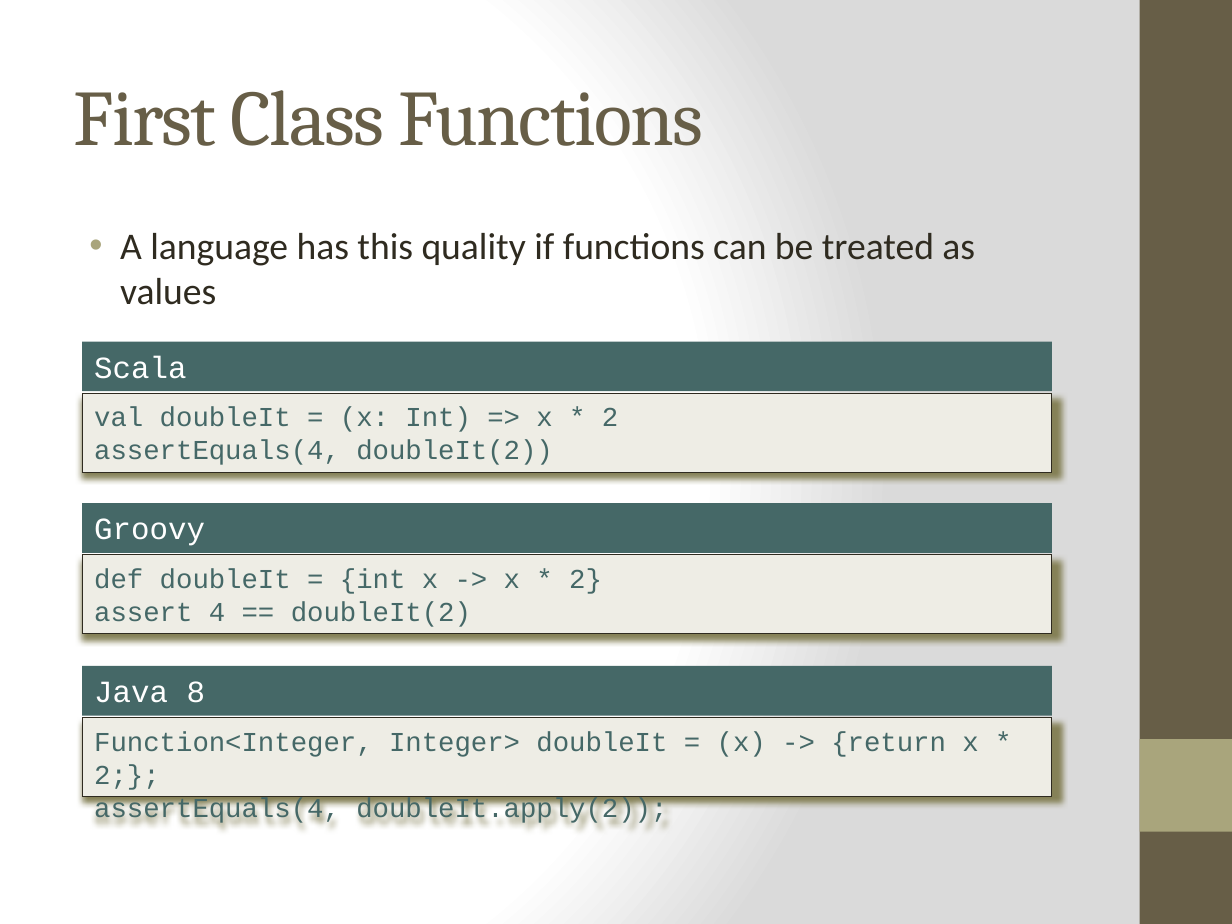
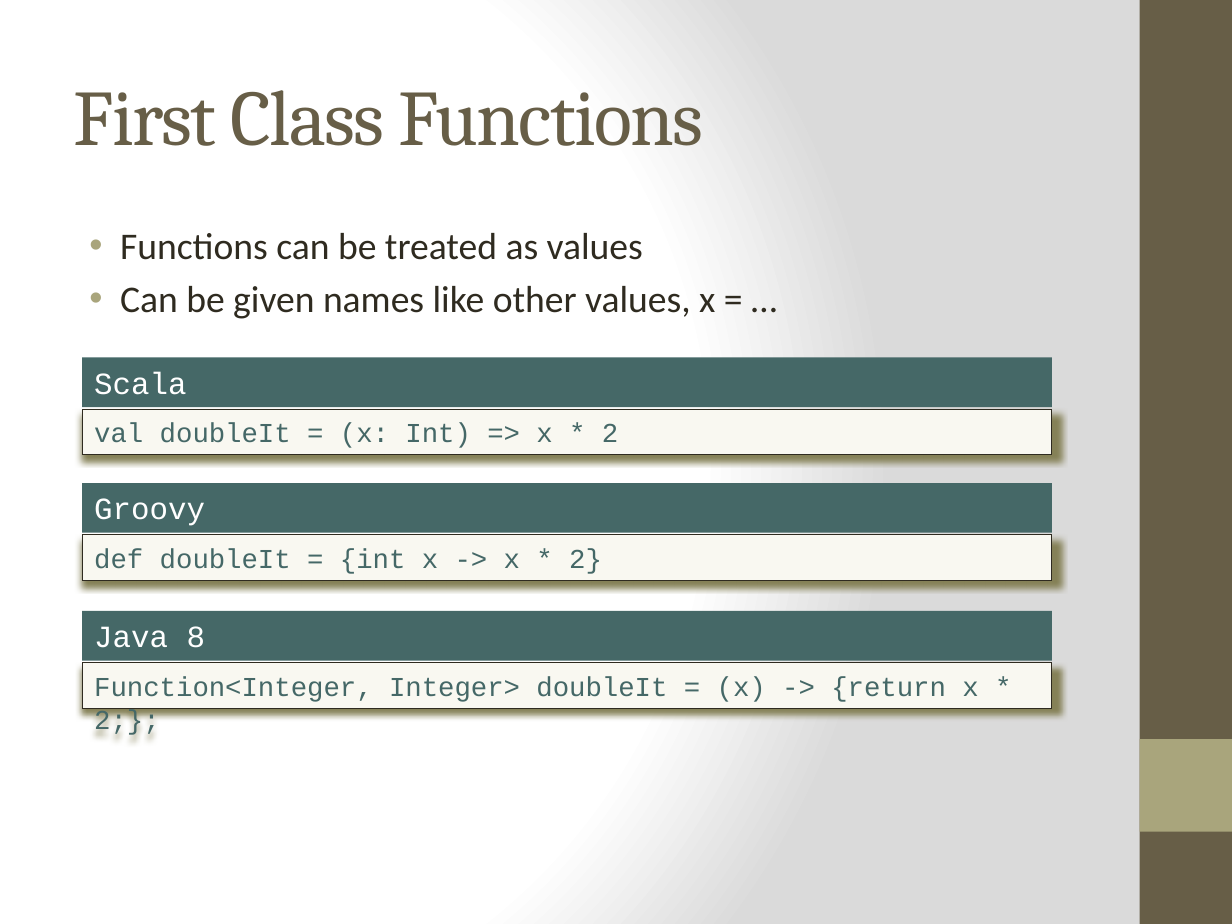
Before and after one commit to bjhartin/FoundationsOfFunctionalProgramming, a slide deck: slide 18 of FoundationsOfFunctionalProgramming.pptx (slide 20 before the commit). Drawn at 1232x924 pixels with LibreOffice and Linux fonts; fonts in the diff are those of the drawing. Boxes give left, top, right and bottom in pixels: in the first picture for what was removed or moved away, otherwise in the second. Text is boxed around its words. In the diff, an @@ line names an element or a change of style, - is before the commit and + after.

```diff
--- a/FoundationsOfFunctionalProgramming.pptx
+++ b/FoundationsOfFunctionalProgramming.pptx
@@ text at bbox=[120, 233, 715, 319]: text changed @@
-• A language has this quality if functions can be treated as values
+• Functions can be treated as values
+• Can be given names like other values, x = …
@@ rectangle "Scala": place and size @@
-rectangle "Scala" at bbox=[83, 341, 1052, 391]
+rectangle "Scala" at bbox=[83, 357, 1052, 407]
@@ rectangle "val doubleIt = (x: Int) ...": place and size @@
-rectangle "val doubleIt = (x: Int) ..." at bbox=[83, 393, 1052, 472]
+rectangle "val doubleIt = (x: Int) ..." at bbox=[83, 409, 1052, 455]
@@ text in rectangle at bbox=[94, 440, 553, 465]: paragraph removed @@
-assertEquals(4, doubleIt(2))
@@ rectangle "Groovy": place and size @@
-rectangle "Groovy" at bbox=[83, 503, 1052, 552]
+rectangle "Groovy" at bbox=[83, 483, 1052, 532]
@@ rectangle "def doubleIt = {int x ...": place and size @@
-rectangle "def doubleIt = {int x ..." at bbox=[83, 554, 1052, 633]
+rectangle "def doubleIt = {int x ..." at bbox=[83, 535, 1052, 580]
@@ rectangle "Java 8": place and size @@
-rectangle "Java 8" at bbox=[83, 667, 1052, 716]
+rectangle "Java 8" at bbox=[83, 611, 1052, 660]
@@ text in rectangle at bbox=[94, 601, 471, 627]: paragraph removed @@
-assert 4 == doubleIt(2)
@@ fill #EEEDE5 to #F9F8F1 in 3 elements at bbox=[83, 409, 1052, 455], bbox=[83, 535, 1052, 580], bbox=[83, 663, 1052, 708] @@
@@ rectangle "Function<Integer, Integer> doubleIt = (x) ...": place and size @@
-rectangle "Function<Integer, Integer> doubleIt = (x) ..." at bbox=[83, 718, 1052, 797]
+rectangle "Function<Integer, Integer> doubleIt = (x) ..." at bbox=[83, 663, 1052, 708]
@@ text in rectangle at bbox=[94, 797, 667, 824]: paragraph removed @@
-assertEquals(4, doubleIt.apply(2));
```
Also in this commit, not shown: 31 other slides changed, 3 slides added, 7 slides removed, 1 other file.
